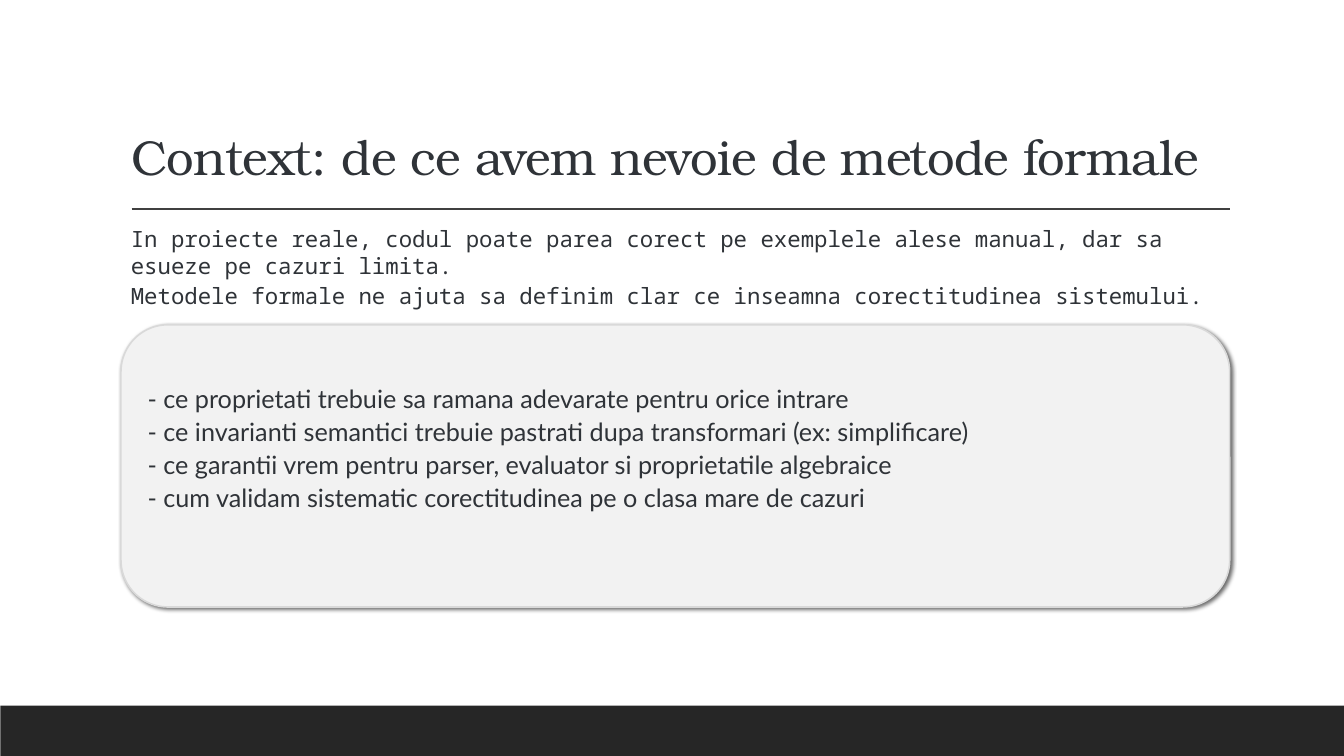
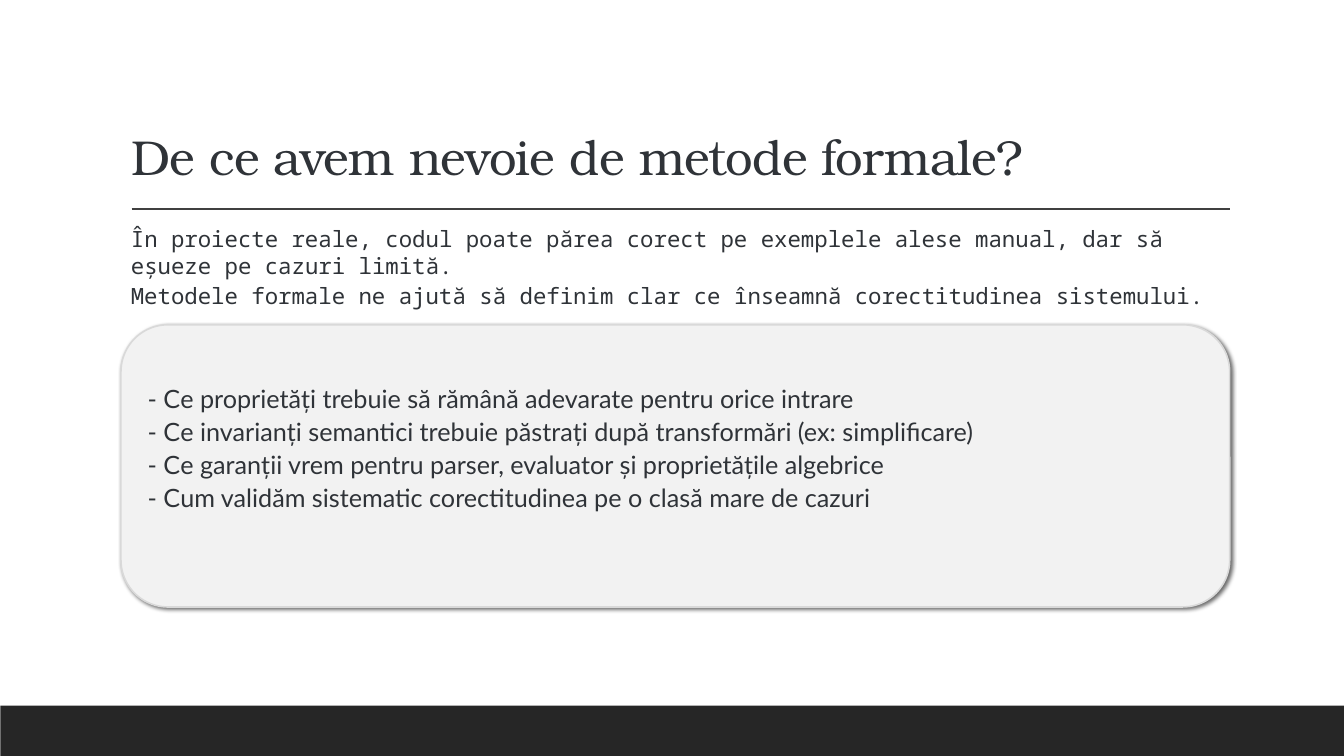
Before and after one commit to alexandrunite/MFIS_Project, a slide deck: slide 3 of Testarea property-based folosind QuickCheck.pptx. Drawn at 1344x756 pixels with LibreOffice and Linux fonts; fonts in the diff are those of the drawing. Boxes give left, top, right and bottom in pixels: in the first picture for what was removed or moved away, otherwise in the second. Text is boxed around its words. In the diff, an @@ line names an element or a change of style, - is before the commit and + after.

```diff
--- a/Testarea property-based folosind QuickCheck.pptx
+++ b/Testarea property-based folosind QuickCheck.pptx
@@ title at (x1=131, y1=139, x2=1023, y2=176): text changed @@
-Context: de ce avem nevoie de metode formale
+De ce avem nevoie de metode formale?
@@ text at (x1=131, y1=227, x2=1203, y2=310): text changed @@
-In proiecte reale, codul poate parea corect pe exemplele alese manual, dar sa esueze pe cazuri limita.
-Metodele formale ne ajuta sa definim clar ce inseamna corectitudinea sistemului.
+În proiecte reale, codul poate părea corect pe exemplele alese manual, dar să eșueze pe cazuri limită.
+Metodele formale ne ajută să definim clar ce înseamnă corectitudinea sistemului.
@@ text at (x1=163, y1=389, x2=973, y2=511): text changed @@
-- ce proprietati trebuie sa ramana adevarate pentru orice intrare
-- ce invarianti semantici trebuie pastrati dupa transformari (ex: simplificare)
-- ce garantii vrem pentru parser, evaluator si proprietatile algebraice
-- cum validam sistematic corectitudinea pe o clasa mare de cazuri
+- Ce proprietăți trebuie să rămână adevarate pentru orice intrare
+- Ce invarianți semantici trebuie păstrați după transformări (ex: simplificare)
+- Ce garanții vrem pentru parser, evaluator și proprietățile algebrice
+- Cum validăm sistematic corectitudinea pe o clasă mare de cazuri
```
Also in this commit, not shown: 15 other slides changed, 1 slide added, 8 other files.
